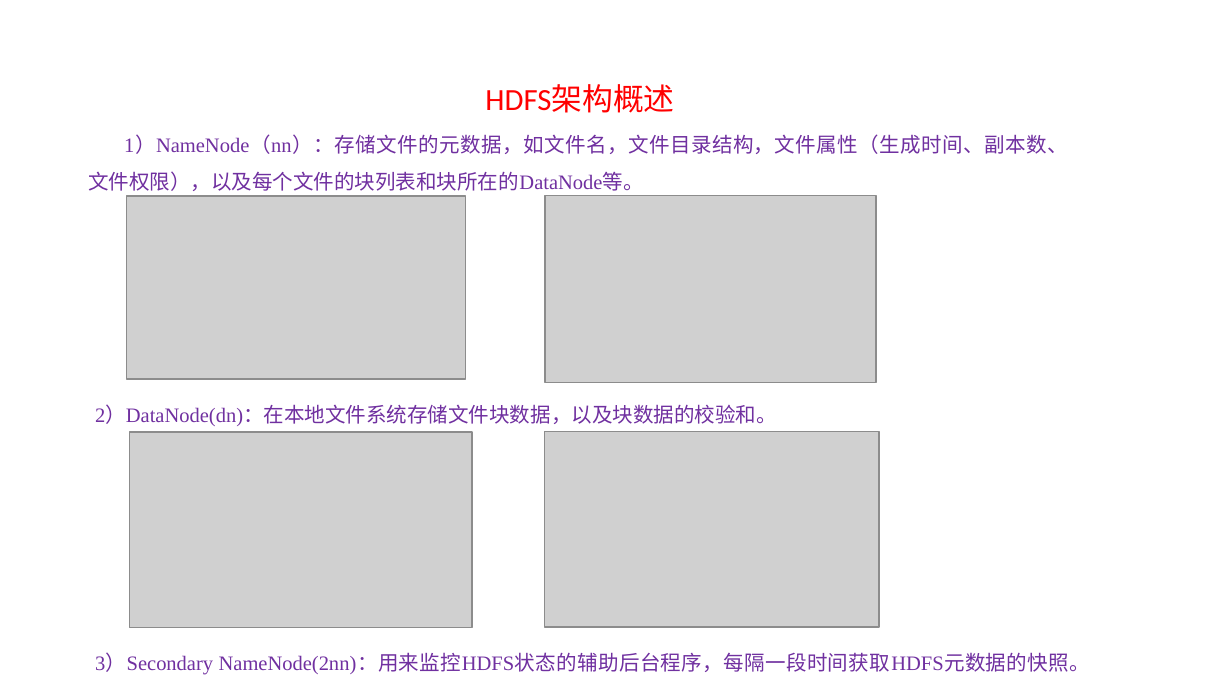
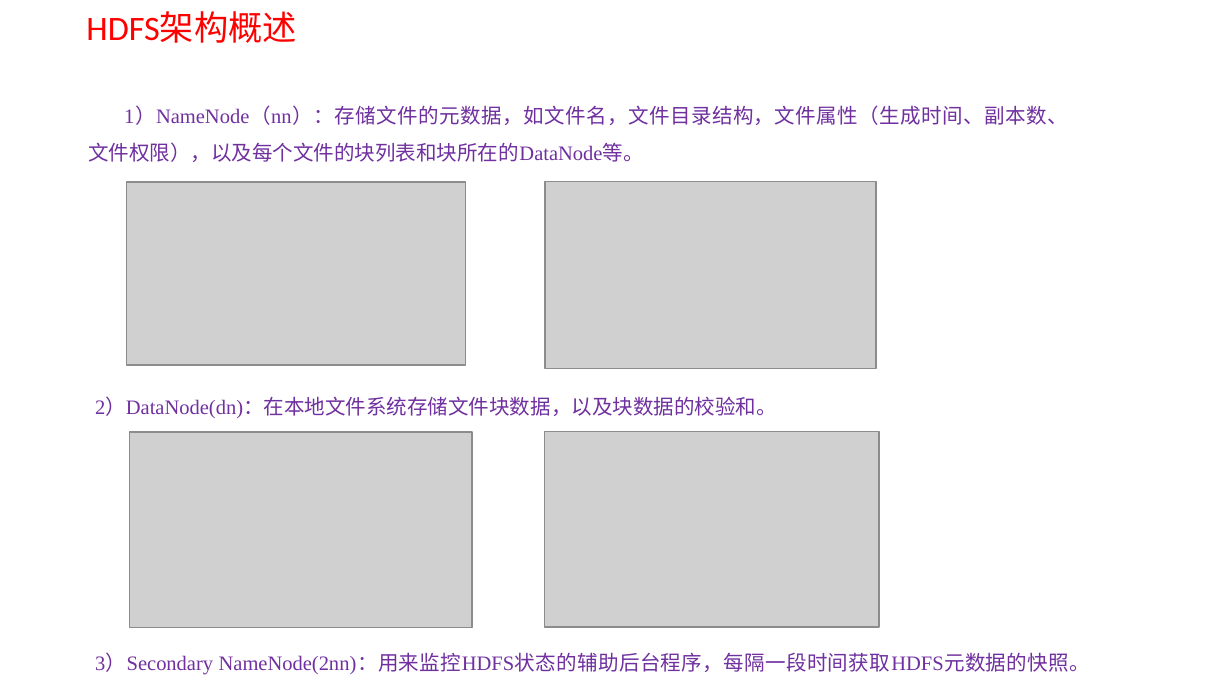
Before and after one commit to bbzhanshi999/teachingNote, a slide deck: slide 4 of hadoop/ppt/hadoop.pptx (slide 5 before the commit). Drawn at 1232x693 pixels with LibreOffice and Linux fonts; fonts in the diff are those of the drawing; grey boxes stand for pictures; background and template pictures are left out. Boxes give left, top, right and bottom in pixels: in the first picture for what was removed or moved away, otherwise in the second. Text is boxed around its words. In the diff, an @@ line names an element or a change of style, - is before the commit and + after.

```diff
--- a/hadoop/ppt/hadoop.pptx
+++ b/hadoop/ppt/hadoop.pptx
@@ text "HDFS架构概述": place and size @@
-text "HDFS架构概述" at bbox=[485, 85, 674, 113]
+text "HDFS架构概述" at bbox=[86, 12, 297, 43]
@@ text "HDFS架构概述" at bbox=[86, 12, 297, 43]: size 18 to 20 pt @@
@@ text "1）NameNode（nn）：存储文件的元数据，如文件名，文件目录结构，文件属性（生成时间、副本数、文件权限），以及每个 ...": place and size @@
-text "1）NameNode（nn）：存储文件的元数据，如文件名，文件目录结构，文件属性（生成时间、副本数、文件权限），以及每个 ..." at bbox=[88, 136, 1068, 191]
+text "1）NameNode（nn）：存储文件的元数据，如文件名，文件目录结构，文件属性（生成时间、副本数、文件权限），以及每个 ..." at bbox=[88, 107, 1068, 162]
@@ picture: place and size @@
-picture at bbox=[126, 196, 466, 379]
+picture at bbox=[126, 182, 466, 366]
@@ picture: place and size @@
-picture at bbox=[545, 196, 876, 383]
+picture at bbox=[545, 181, 876, 368]
@@ text "2）DataNode(dn)：在本地文件系统存储文件块数据，以及块数据的校验和。": place and size @@
-text "2）DataNode(dn)：在本地文件系统存储文件块数据，以及块数据的校验和。" at bbox=[95, 406, 777, 426]
+text "2）DataNode(dn)：在本地文件系统存储文件块数据，以及块数据的校验和。" at bbox=[95, 398, 777, 418]
```
Also in this commit, not shown: 1 other slide changed, 4 slides added, 1 slide removed, 4 other files.
